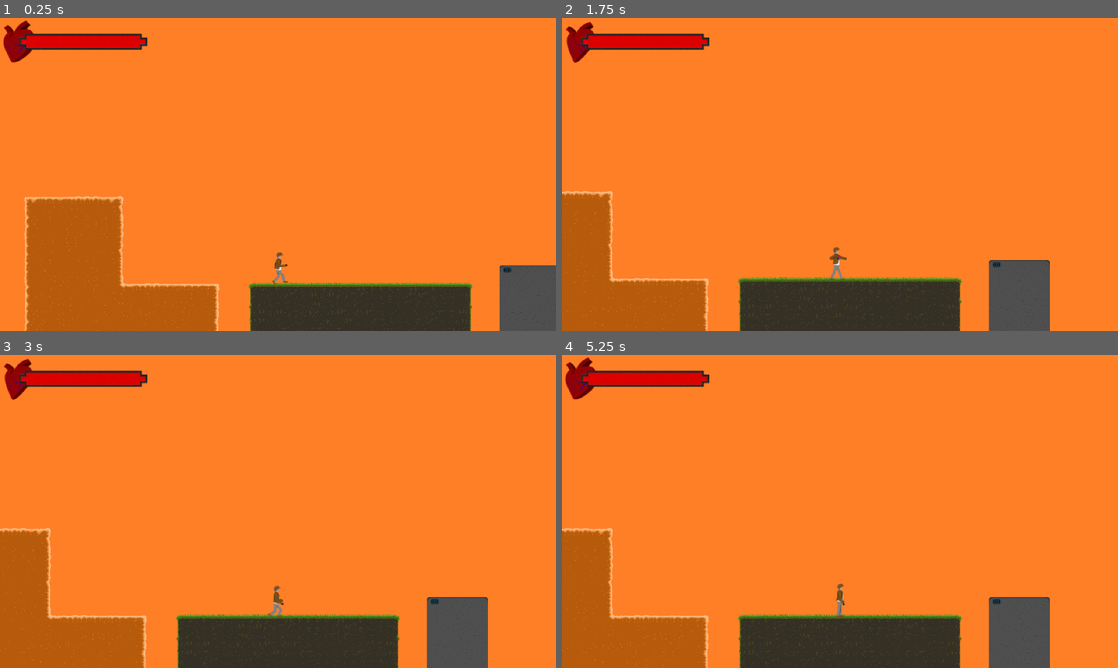
Above: before the commit, frames 1-4 (two rows, left to right).
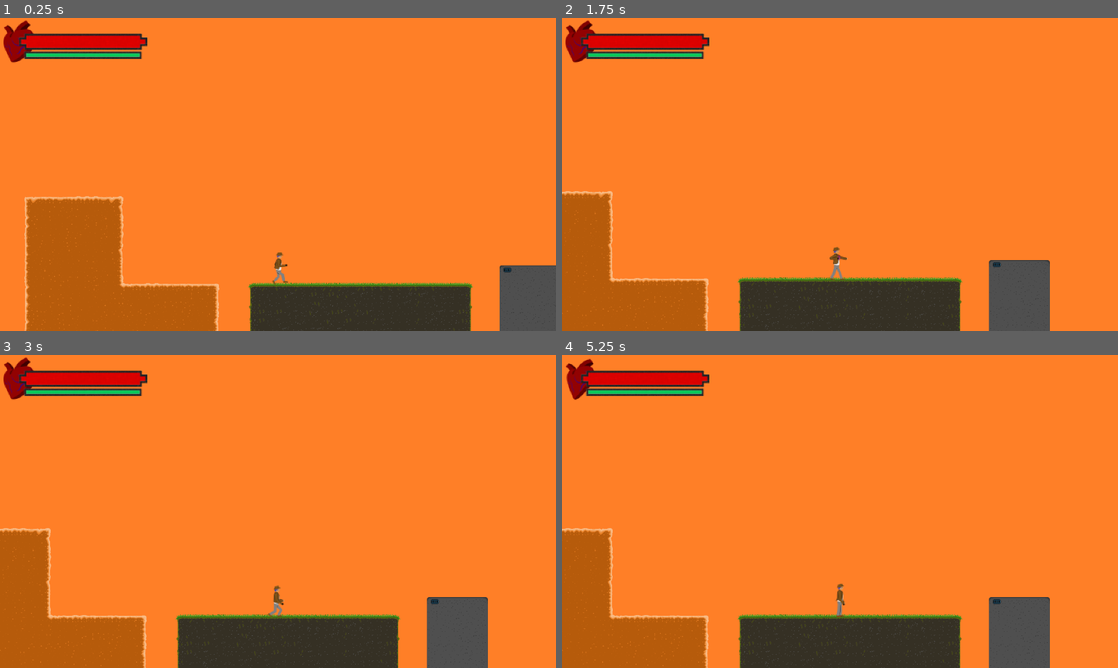
Above: after the commit, the same moments.

Repository: Pfeifenreiniger/NeonRelic
Game: Godot game, scene res://scenes/levels/test_level/test_level.tscn
Same seed, same stepped clock (60 frames per second), same inputs: the game is played once before the commit and once after it.
Inputs:
- Up to frame 1 (0.25 s): no input
- Up to frame 2 (1.75 s): tap Enter (ingame_climb_up_ledge) at 0.5 s; hold S (ingame_duck) 0.53-1.28 s; hold Right (ingame_move_right) from 0.53 s (still down); tap W (ingame_jump) at 0.77, 1.52 s; tap Space (ingame_whip_attack) at 1.35 s
- Up to frame 3 (3 s): tap Space (ingame_whip_attack) at 2, 2.85 s; release Right (ingame_move_right) at 2.03 s; hold A (ingame_move_left) 2.03-2.78 s; hold S (ingame_duck) 2.03-2.78 s; hold Right (ingame_move_right) from 2.78 s (still down)
- Up to frame 4 (5.25 s): tap W (ingame_jump) at 3.02, 3.77, 4.52 s; hold S (ingame_duck) 3.53-4.28 s; release Right (ingame_move_right) at 4.28 s; hold A (ingame_move_left) 4.28-5.03 s; tap Space (ingame_whip_attack) at 4.35 s; tap Enter (ingame_climb_up_ledge) at 5 s; hold Right (ingame_move_right) from 5.03 s (still down); hold S (ingame_duck) from 5.03 s (still down)

The runs differ from the first frame. In frame 1, 0.6% of the frame differs, in the area x 4-26%, y 10-14%; in frame 2, 0.7%; in frame 3, 0.7%; in frame 4, 0.7%, in the area x 0-26%, y 0-15%.

Commit message:
added stamina bar

Diff:
--- a/scenes/entities/player/player.gd
+++ b/scenes/entities/player/player.gd
@@ -7,7 +7,11 @@
 
 ## STAMINA ##
 var max_stamina:int = 100
-var current_stamina:int = max_stamina
+var current_stamina:float = max_stamina
+var stamina_can_refresh:bool = true
+var stamina_refreshment_rate:float = 0.1
+var side_roll_stamina_cost:int = 20
+
 
 ###------MOVEMENT RELATED PROPERTIES------###
 @onready var controls_handler:Node = $PlayerControlsHandler
@@ -90,9 +94,13 @@
 func _process(_delta):
 	# check if player released ducking key
 	controls_handler.check_player_duck_key_input_status()
+
 	# select current animation
 	if animation_to_change:
 		animations_handler.select_animation()
+
+	# refresh player's stamina
+	refresh_player_stamina()
 
 
 func _physics_process(delta):
@@ -107,6 +115,16 @@
 	elif reduce:
 		hit_box.position.y = hit_box_y_reduced
 		hit_box.shape.set_height(hit_box_height_reduced)
+
+
+func refresh_player_stamina():
+	if stamina_can_refresh:
+		if current_stamina < max_stamina:
+			if current_stamina + stamina_refreshment_rate <= max_stamina:
+				current_stamina += stamina_refreshment_rate
+			else:
+				current_stamina = max_stamina
+
 
 
 ###----------CONNECTED SIGNALS----------###
--- a/scenes/entities/player/player_animations_handler.gd
+++ b/scenes/entities/player/player_animations_handler.gd
@@ -119,6 +119,9 @@
 
 	elif player.is_rolling:
 		player.is_rolling = false
+		player.stamina_can_refresh = true
+		player.loop_animation = true
+		player.animation_to_change = true
 		player.animations_handler.side_roll_tween = null
 
 	elif player.is_attacking:
--- a/scenes/entities/player/player_controls_handler.gd
+++ b/scenes/entities/player/player_controls_handler.gd
@@ -48,23 +48,27 @@
 		if Input.is_action_just_released("ingame_move_right"):
 			var button_move_right_press_timestamp = Time.get_ticks_msec() / 10
 			if not player.is_rolling:
-				if button_move_right_press_timestamp - player_roll_action_inputs["right"] <= 50:
+				if button_move_right_press_timestamp - player_roll_action_inputs["right"] <= 50 and check_player_has_enough_stamina(player.side_roll_stamina_cost):
 					player.current_animation = "roll_right"
 					player.loop_animation = false
 					player.animation_to_change = true
 					player.is_rolling = true
+					player.stamina_can_refresh = false
+					player.current_stamina -= player.side_roll_stamina_cost
 					player.animations_handler.do_side_roll("right")
 				else:
 					player_roll_action_inputs["right"] = button_move_right_press_timestamp
 		elif Input.is_action_just_released("ingame_move_left"):
 			var button_move_left_press_timestamp = Time.get_ticks_msec() / 10
 			if not player.is_rolling:
-				if button_move_left_press_timestamp - player_roll_action_inputs["left"] <= 50:
+				if button_move_left_press_timestamp - player_roll_action_inputs["left"] <= 50 and check_player_has_enough_stamina(player.side_roll_stamina_cost):
 					player.current_animation = "roll_left"
 					player.loop_animation = false
 					player.animation_to_change = true
 					player.is_rolling = true
 					player.is_rolling = true
+					player.stamina_can_refresh = false
+					player.current_stamina -= player.side_roll_stamina_cost
 					player.animations_handler.do_side_roll("left")
 				else:
 					player_roll_action_inputs["left"] = button_move_left_press_timestamp
@@ -88,6 +92,7 @@
 			if not player.is_falling:
 				player.is_jumping = false
 				player.is_rolling = false
+				player.stamina_can_refresh = true
 				if player.animations_handler.side_roll_tween != null:
 					player.animations_handler.side_roll_tween.stop()
 				player.is_falling = true
@@ -138,6 +143,10 @@
 		return false
 
 
+func check_player_has_enough_stamina(amount_stamina:int) -> bool:
+	return player.current_stamina >= amount_stamina
+
+
 func check_if_player_is_ducking() -> bool:
 	if player.to_duck or player.is_duck:
 		return true
--- a/scenes/ui/ingame/ui.gd
+++ b/scenes/ui/ingame/ui.gd
@@ -3,6 +3,7 @@
 @onready var player:CharacterBody2D = get_tree().get_first_node_in_group('player')
 @onready var life_progress_bar:TextureProgressBar = $LifeBar/LifeProgressBar
 @onready var heart_animation:AnimatedSprite2D = $LifeBar/HeartAnimation
+@onready var stamina_progress_bar:TextureProgressBar = $StaminaBar/StaminaProgressBar
 
 
 func _ready():
@@ -11,6 +12,7 @@
 
 func _process(_delta):
 	check_current_player_health()
+	check_current_player_stamina()
 
 
 func check_current_player_health():
@@ -46,3 +48,18 @@
 
 func start_heart_animation():
 	heart_animation.play("heartbeat")
+
+
+func check_current_player_stamina():
+	# check for stamina progress bar
+	# max value
+	var max_player_stamina:float = player.max_stamina
+	var max_stamina_bar_value:int = stamina_progress_bar.max_value
+	if max_player_stamina != max_stamina_bar_value:
+		stamina_progress_bar.max_value = max_player_stamina
+
+	# current value
+	var current_player_stamina:float = player.current_stamina
+	var current_stamina_bar_value:int = stamina_progress_bar.value
+	if current_player_stamina != current_stamina_bar_value:
+		stamina_progress_bar.value = current_player_stamina
--- a/scenes/ui/ingame/ui.tscn
+++ b/scenes/ui/ingame/ui.tscn
@@ -6,6 +6,9 @@
 [ext_resource type="Texture2D" uid="uid://fuwboimdgj5b" path="res://assets/graphics/ui/ingame/life_bar/background.png" id="3_dc47q"]
 [ext_resource type="Texture2D" uid="uid://lmc5cxgi5w60" path="res://assets/graphics/ui/ingame/life_bar/overlay.png" id="4_h38qw"]
 [ext_resource type="Texture2D" uid="uid://cilvvefiwlci8" path="res://assets/graphics/ui/ingame/life_bar/progress.png" id="5_jhepv"]
+[ext_resource type="Texture2D" uid="uid://c1jthttjxrnjv" path="res://assets/graphics/ui/ingame/stamina_bar/background.png" id="7_hnrvp"]
+[ext_resource type="Texture2D" uid="uid://ypx2r1i3xvp1" path="res://assets/graphics/ui/ingame/stamina_bar/overlay.png" id="8_ffimb"]
+[ext_resource type="Texture2D" uid="uid://bh7ubtk37b2mu" path="res://assets/graphics/ui/ingame/stamina_bar/progress.png" id="9_7un3u"]
 
 [sub_resource type="SpriteFrames" id="SpriteFrames_lu47u"]
 animations = [{
@@ -18,7 +21,7 @@
 }],
 "loop": true,
 "name": &"heartbeat",
-"speed": 2.0
+"speed": 1.5
 }]
 
 [node name="Ui" type="CanvasLayer"]
@@ -40,3 +43,14 @@
 texture_under = ExtResource("3_dc47q")
 texture_over = ExtResource("4_h38qw")
 texture_progress = ExtResource("5_jhepv")
+
+[node name="StaminaBar" type="Node" parent="."]
+
+[node name="StaminaProgressBar" type="TextureProgressBar" parent="StaminaBar"]
+offset_left = 55.0
+offset_top = 76.0
+offset_right = 327.0
+offset_bottom = 116.0
+texture_under = ExtResource("7_hnrvp")
+texture_over = ExtResource("8_ffimb")
+texture_progress = ExtResource("9_7un3u")
Binary file added: assets/graphics/ui/ingame/stamina_bar/background.png
Not shown, added: assets/graphics/ui/ingame/stamina_bar/background.png.import
Binary file added: assets/graphics/ui/ingame/stamina_bar/overlay.png
Not shown, added: assets/graphics/ui/ingame/stamina_bar/overlay.png.import
Binary file added: assets/graphics/ui/ingame/stamina_bar/progress.png
Not shown, added: assets/graphics/ui/ingame/stamina_bar/progress.png.import
Not shown: 1 places in scenes/ui/ingame/ui.tscn that only renumber resources
